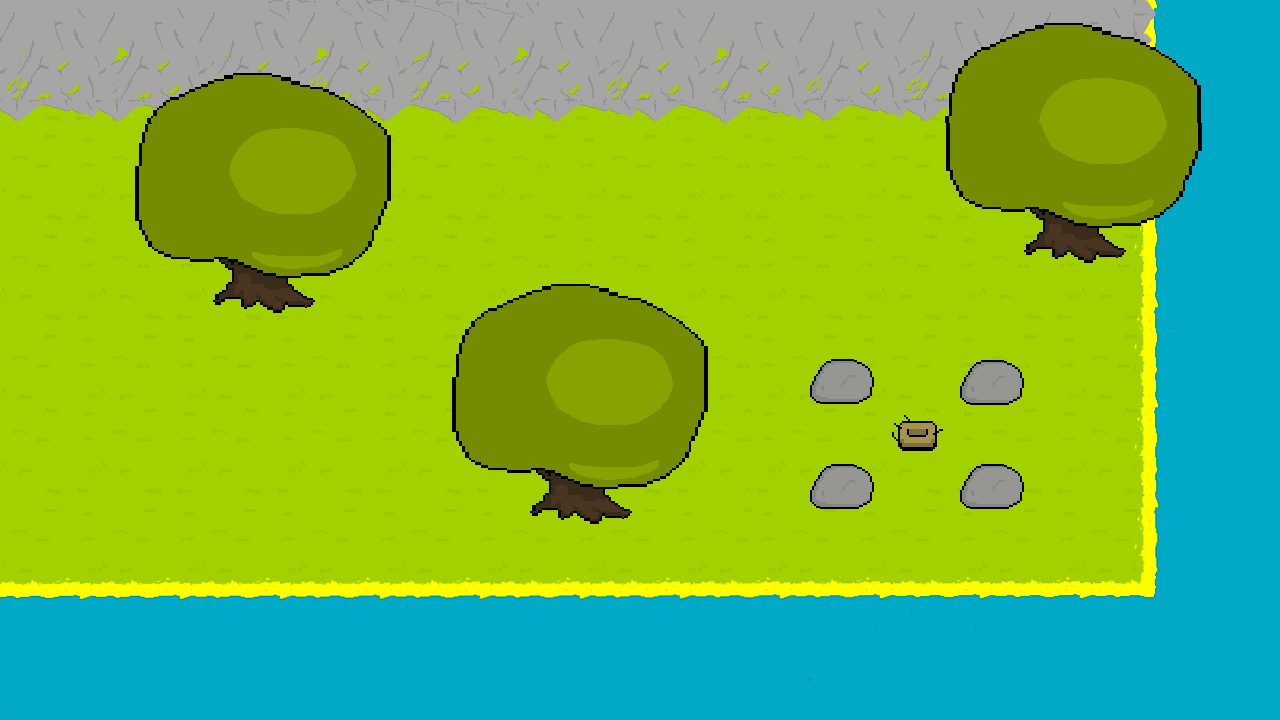
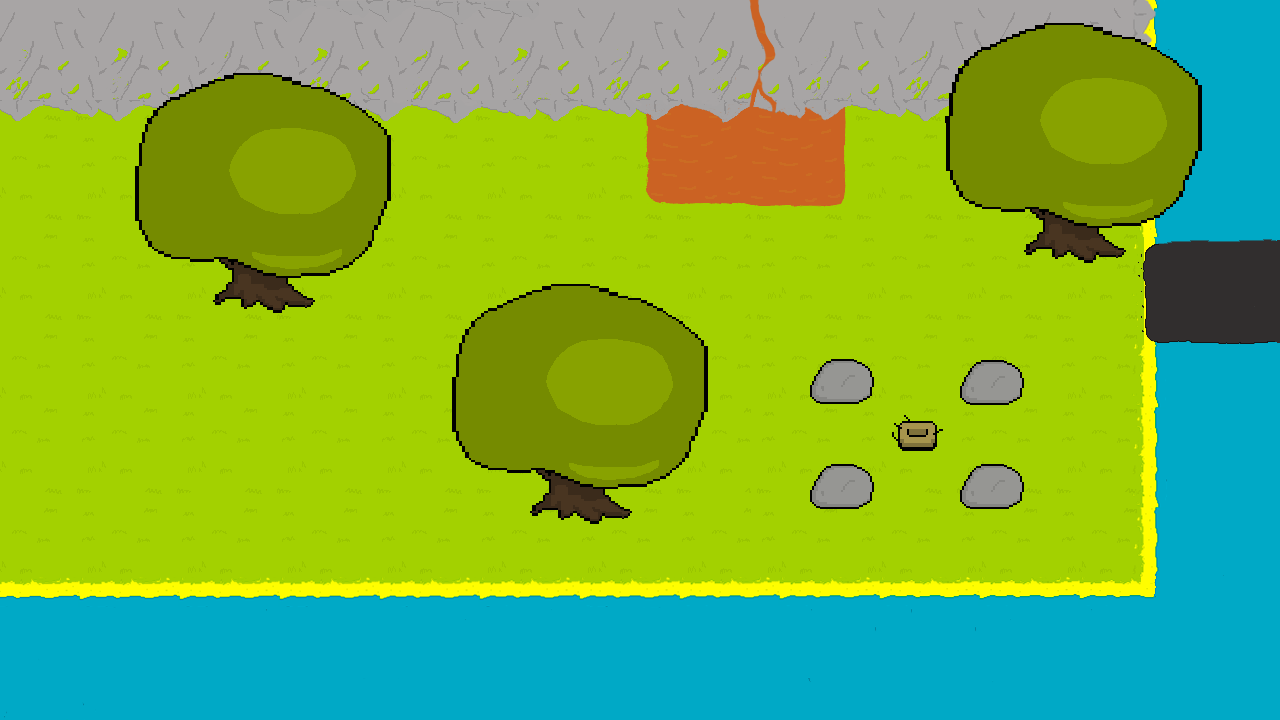
Layers edited between the first and the second 1280 x 720 image:
removed layer "Favor não questionar" over [151, 0, 1202, 123]
renamed "Layer 7" to "arvores", moved it above "ponte", painted on it over [151, 23, 1202, 345]
removed layer "Layer 6" over [151, 73, 378, 123]
removed layer "Layer 5" over [949, 23, 1202, 263]
added layer "ponte" above "lava-poça" over [1138, 237, 1280, 345]
added layer "lava-poça" above "lava-montanha" over [646, 104, 846, 207]
added layer "lava-montanha" above "favor não questionar" over [735, 0, 795, 121]
renamed "Camada 9" to "favor não questionar", painted on it over [151, 0, 1202, 123]
removed layer "Camada 8" over [755, 0, 764, 23]
removed layer "Camada 7" over [749, 0, 764, 23]
removed layer "Camada 6" over [151, 0, 1280, 345]
removed layer "Tile-GX" over [151, 0, 1280, 345]
painted on "Tile-X4" over [151, 0, 1280, 345]
